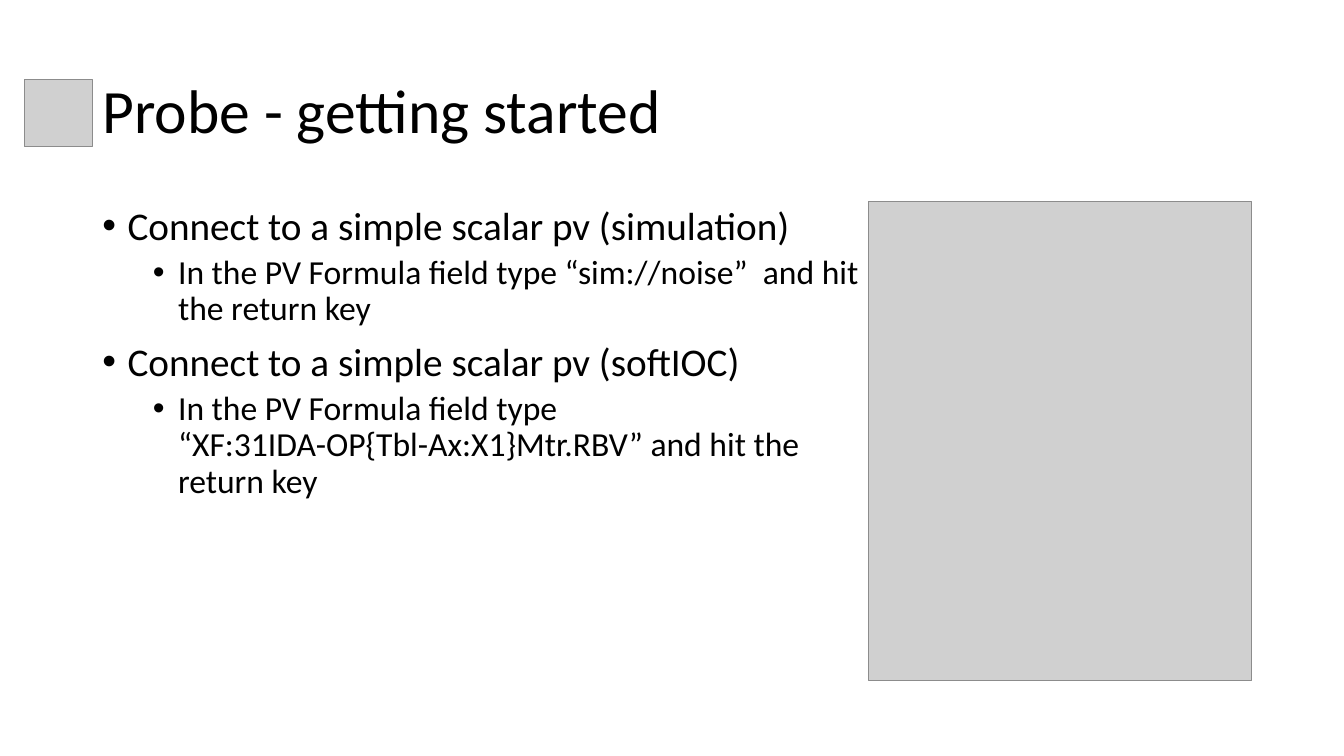
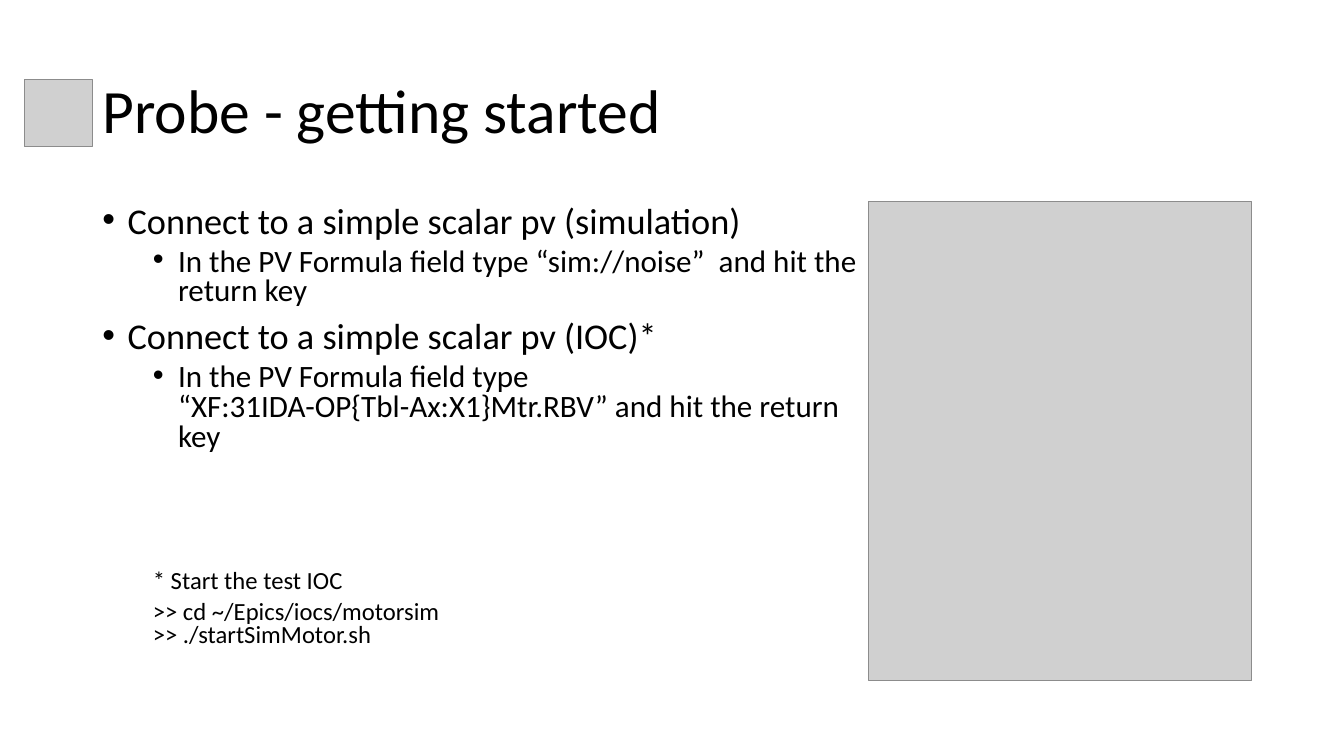
Before and after one commit to shroffk/cs-studio-training, a slide deck: slide 8 of presentations/1 CS-Studio - Probe.pptx (slide 3 before the commit). Drawn at 1344x756 pixels with LibreOffice and Linux fonts; fonts in the diff are those of the drawing; grey boxes stand for pictures. Boxes give left, top, right and bottom in pixels: in the first picture for what was removed or moved away, otherwise in the second. Text is boxed around its words. In the diff, an @@ line names an element or a change of style, - is before the commit and + after.

```diff
--- a/presentations/1 CS-Studio - Probe.pptx
+++ b/presentations/1 CS-Studio - Probe.pptx
@@ text at bbox=[128, 207, 856, 452]: size 28 to 25.9 pt in "Connect to a simple scalar pv (simulation)"; size 24 to 22.2 pt in "In the PV Formula field type “sim://noise” ...", "In the PV Formula field type “XF:31IDA-OP{Tbl-Ax:X1}Mtr.RBV” ..."; line spacing 0.9 to 0.8 @@
@@ text at bbox=[128, 322, 656, 355]: text changed; size 28 to 25.9 pt @@
-• Connect to a simple scalar pv (softIOC)
+• Connect to a simple scalar pv (IOC)*
@@ text at bbox=[171, 572, 439, 644]: paragraphs added @@
+  * Start the test IOC
+  >> cd ~/Epics/iocs/motorsim
+  >> ./startSimMotor.sh
```
Also in this commit, not shown: 11 slides added, 24 other files.
